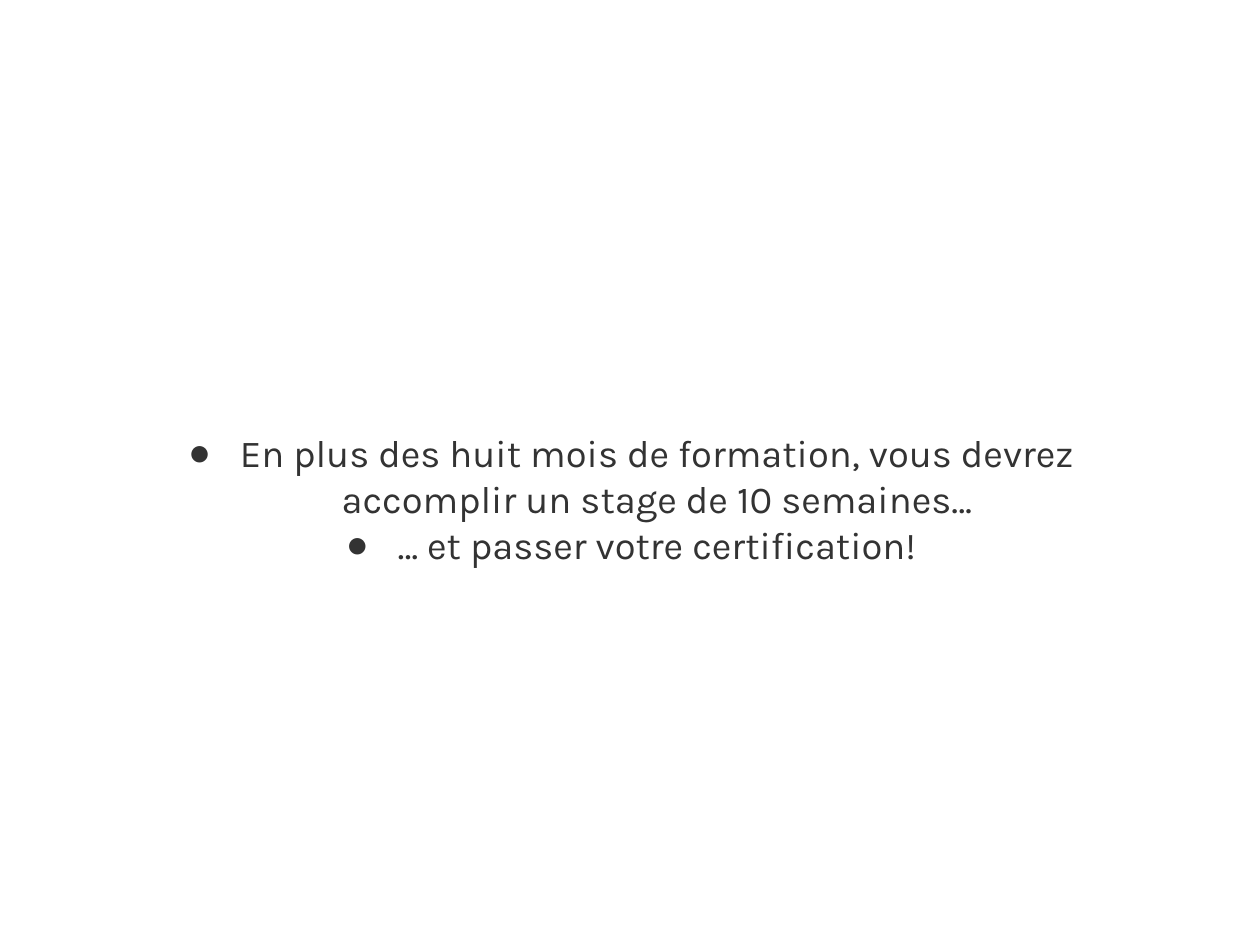
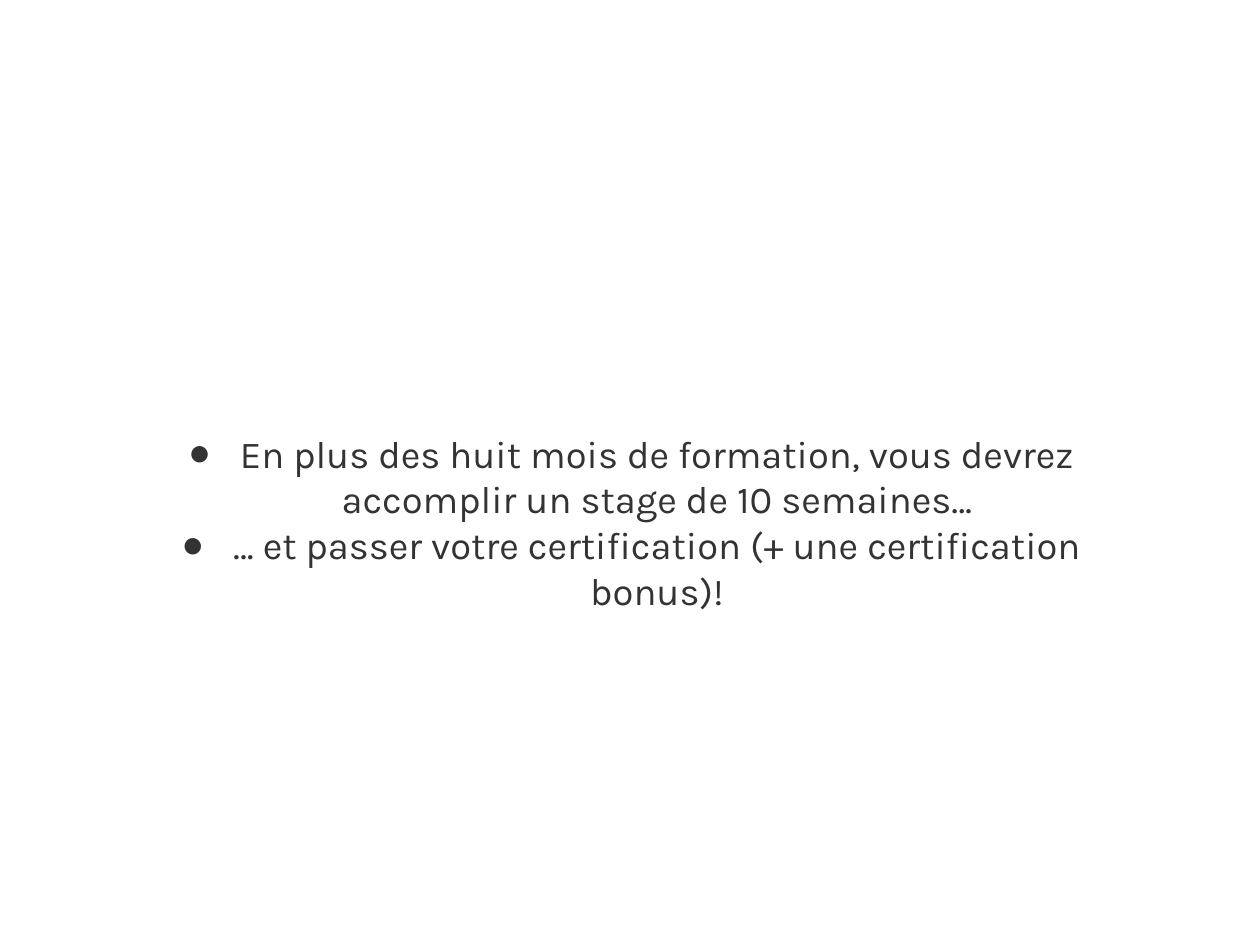
Before and after one commit to SimplonSt-Gaudens/programme-web-dev-promo-2, a slide deck: slide 31 of Prairie/00_Prez promo St-GO#2.odp.pptx. Drawn at 1260x945 pixels with LibreOffice and Linux fonts; fonts in the diff are those of the drawing; background and template pictures are left out. Boxes give left, top, right and bottom in pixels: in the first picture for what was removed or moved away, otherwise in the second. Text is boxed around its words. In the diff, an @@ line names an element or a change of style, - is before the commit and + after.

```diff
--- a/Prairie/00_Prez promo St-GO#2.odp.pptx
+++ b/Prairie/00_Prez promo St-GO#2.odp.pptx
@@ text at [263,532,1080,609]: text changed @@
-● … et passer votre certification!
+● … et passer votre certification (+ une certification bonus)!
```
Also in this commit, not shown: 10 other slides changed.
